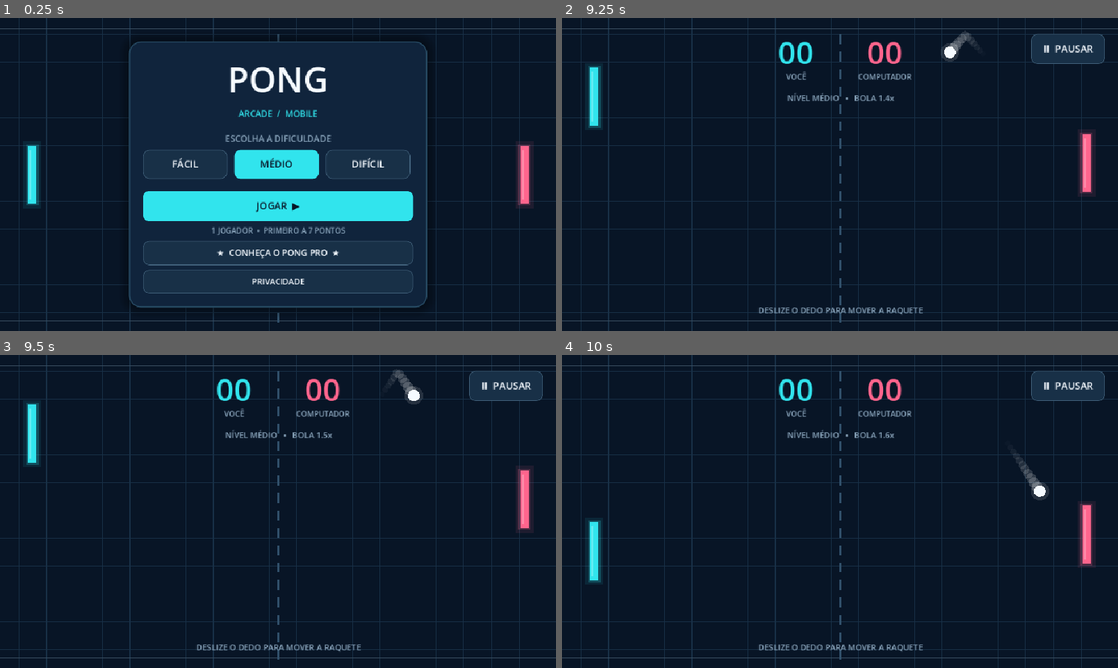
Above: before the commit, frames 1-4 (two rows, left to right).
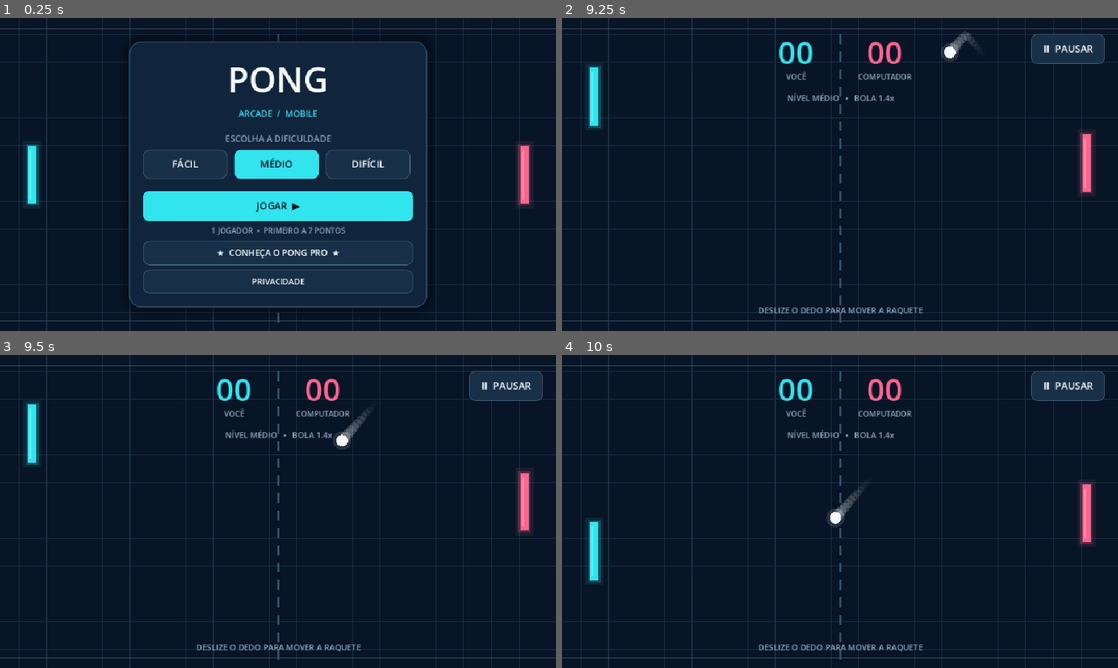
Above: after the commit, the same moments.

Repository: pitinga/game-pong-mobile
Game: Godot game, scene res://scenes/main.tscn
The game is run twice, just before and just after one commit, with the same random seed, the same clock (stepped at 60 frames per second) and the same inputs.
Inputs (mouse positions are in pixels of both pictures, inside the frame that each line leads up to):
- Up to frame 1 (0.25 s): no input
- Up to frame 2 (9.25 s): click "JOGAR ▶" at 0.5 s; click "Ⅱ PAUSAR" at 1.25 s; click "REINICIAR PARTIDA" at 2 s; tap Enter at 2.75 s; move the mouse to (962, 158) at 2.77 s; hold Up (ui_up) 2.78-3.5 s; tap P at 2.85, 5.1, 7.35 s; click (962, 158) at 2.92 s; click "REINICIAR PARTIDA" at 3.5 s; drag from (728, 190) to (812, 237) at 4.27 s; move the mouse to (895, 105) at 5.02 s; hold Up (ui_up) 5.03-5.75 s; click "REINICIAR PARTIDA" at 5.75 s; tap Space at 6.5 s; drag from (812, 237) to (673, 127) at 6.52 s; move the mouse to (1006, 221) at 7.27 s; hold Down (ui_down) 7.28-8 s; click "CONTINUAR" at 8 s; drag from (673, 127) to (756, 96) at 8.77 s
- Up to frame 3 (9.5 s): no input
- Up to frame 4 (10 s): move the mouse to (867, 511) at 9.52 s; hold Down (ui_down) from 9.53 s (still down); tap P at 9.6 s; click (867, 511) at 9.67 s

Frames 1-2 are identical in both runs. In frame 3, 0.6% of the frame differs, in the area x 58-96%, y 4-57%; in frame 4, 0.9%, in the area x 47-96%, y 24-68%.

Commit message:
fix(physics): bound paddle top and bottom contact to finite segment
REG-FIS-01: reject swept side contacts outside the actual paddle geometry. Add failing-before/green-after Godot regression suite, independent circle-rectangle distance oracle, mirrored edge contacts and solver integration. Run suite in both Android CI workflows; no release bump.

Diff:
--- a/scripts/pong.gd
+++ b/scripts/pong.gd
@@ -341,7 +341,7 @@
 				continue
 			var t: float = (side * (half_height + radius) - p.y) / d.y
 			var x: float = p.x + d.x * t
-			if t >= 0.0 and t <= 1.0 and front_sign * x >= half_width - 0.0001:
+			if t >= 0.0 and t <= 1.0 and front_sign * x >= 0.0 and front_sign * x <= half_width + 0.0001:
 				nearest = minf(nearest, t)
 	# Cantos arredondados pela geometria real do círculo: distância euclidiana.
 	var speed_squared := d.length_squared()
--- /dev/null
+++ b/tests/test_sweep_geometry.gd
@@ -0,0 +1,99 @@
+extends SceneTree
+## Oráculo geométrico independente para a varredura da bola contra a raquete.
+## Execute: godot --headless --path . --script res://tests/test_sweep_geometry.gd
+
+const GameScript = preload("res://scripts/pong.gd")
+var failures := 0
+
+
+func _initialize() -> void:
+	call_deferred("_run")
+
+
+func _check(ok: bool, label: String) -> void:
+	if ok:
+		print("OK  - " + label)
+	else:
+		failures += 1
+		push_error("FALHOU - " + label)
+
+
+func _distance_to_paddle(point: Vector2, paddle_x: float, paddle_y: float, half_height: float, half_width: float) -> float:
+	# Oráculo: distância euclidiana do centro à posição mais próxima no retângulo.
+	var nearest := Vector2(clampf(point.x, paddle_x - half_width, paddle_x + half_width), clampf(point.y, paddle_y - half_height, paddle_y + half_height))
+	return point.distance_to(nearest)
+
+
+func _run() -> void:
+	root.size = Vector2i(960, 540)
+	var token := "%d_%d" % [OS.get_process_id(), Time.get_ticks_usec()]
+	var ads_file := "user://pong_sweep_%s_ads.cfg" % token
+	var game: Control = load("res://scenes/main.tscn").instantiate()
+	game.is_pro = false
+	game.ad_policy_file = ads_file
+	root.add_child(game)
+	await process_frame
+	game.set_physics_process(false)
+
+	# Regressões que antes devolviam t=0,5 sem contato geométrico.
+	var false_top: float = game._sweep_paddle_contact(Vector2(100, 208), Vector2(98, 212), 55, 270, 270, true)
+	var false_bottom: float = game._sweep_paddle_contact(Vector2(100, 332), Vector2(98, 328), 55, 270, 270, true)
+	var false_right_top: float = game._sweep_paddle_contact(Vector2(860, 208), Vector2(862, 212), 905, 270, 270, false)
+	var false_right_bottom: float = game._sweep_paddle_contact(Vector2(860, 332), Vector2(862, 328), 905, 270, 270, false)
+	_check(false_top < 0.0 and false_bottom < 0.0, "P1: sem contato fantasma nas bordas superior e inferior distantes")
+	_check(false_right_top < 0.0 and false_right_bottom < 0.0, "P2: espelhos superior/inferior sem contato fantasma")
+	var genuine: float = game._sweep_paddle_contact(Vector2(63, 200), Vector2(59, 230), 55, 270, 270, true)
+	_check(absf(genuine - 1.0 / 3.0) < 0.001, "Contato legítimo com borda superior preserva t=1/3")
+	for scale in [0.7, 1.0, 1.5]:
+		game.ball_scale = scale
+		game.paddle_scale = scale
+		var edge: float = game._paddle_height() * 0.5 + game._ball_radius()
+		var upper: float = game._sweep_paddle_contact(Vector2(63, 270.0 - edge - 10.0), Vector2(59, 270.0 - edge + 20.0), 55, 270, 270, true)
+		var lower: float = game._sweep_paddle_contact(Vector2(63, 270.0 + edge + 10.0), Vector2(59, 270.0 + edge - 20.0), 55, 270, 270, true)
+		var right_upper: float = game._sweep_paddle_contact(Vector2(897, 270.0 - edge - 10.0), Vector2(901, 270.0 - edge + 20.0), 905, 270, 270, false)
+		var right_lower: float = game._sweep_paddle_contact(Vector2(897, 270.0 + edge + 10.0), Vector2(901, 270.0 + edge - 20.0), 905, 270, 270, false)
+		_check(absf(upper - 1.0 / 3.0) < 0.001 and absf(lower - 1.0 / 3.0) < 0.001 and absf(right_upper - 1.0 / 3.0) < 0.001 and absf(right_lower - 1.0 / 3.0) < 0.001, "%.1fx: contato válido na superfície plana, quatro lados simétricos" % scale)
+
+	# Independente da implementação: no t devolvido, a distância ao
+	# retângulo desenhado deve ser <= raio. Amostragem determinística ampla.
+	for scale in [0.7, 1.0, 1.5]:
+		game.ball_scale = scale
+		game.paddle_scale = scale
+		var radius: float = game._ball_radius()
+		var half_height: float = game._paddle_height() * 0.5
+		var half_width: float = game.PADDLE_WIDTH * 0.5
+		var invalid_contacts := 0
+		var evaluated := 0
+		for is_player in [true, false]:
+			var sign := 1.0 if is_player else -1.0
+			var paddle_x := 55.0 if is_player else 905.0
+			for relative_x in [half_width + radius + 1.0, half_width + radius + 10.0, half_width + radius + 35.0, half_width + radius + 65.0, half_width + radius + 100.0]:
+				for relative_y in [-half_height - radius - 15.0, -half_height - radius - 3.0, -half_height - radius - 1.0, -half_height, 0.0, half_height, half_height + radius + 1.0, half_height + radius + 3.0, half_height + radius + 15.0]:
+					for movement_y in [-35.0, -15.0, 0.0, 15.0, 35.0]:
+						for movement_x in [12.0, 35.0, 85.0]:
+							var start := Vector2(paddle_x + sign * relative_x, 270.0 + relative_y)
+							var finish := start + Vector2(-sign * movement_x, movement_y)
+							var impact: float = game._sweep_paddle_contact(start, finish, paddle_x, 270.0, 270.0, is_player)
+							evaluated += 1
+							if impact >= 0.0:
+								var contact := start.lerp(finish, impact)
+								if _distance_to_paddle(contact, paddle_x, 270.0, half_height, half_width) > radius + 0.05:
+									invalid_contacts += 1
+		_check(invalid_contacts == 0, "%.1fx: %d trajetórias/escalas sem falso positivo (incompatíveis: %d)" % [scale, evaluated, invalid_contacts])
+
+	# Regressão integrada do solver: falso contato não pode inverter vx.
+	game.ball_scale = 1.0
+	game.paddle_scale = 1.0
+	game._start_match()
+	game._serve_countdown = 0.0
+	game.player_y = 270.0
+	game.ball_position = Vector2(100, 208)
+	game.ball_velocity = Vector2(-500, 1000)
+	var scored: bool = game._advance_ball_substep(0.004, 270.0, 270.0, 270.0, 270.0)
+	_check(not scored and game.ball_velocity == Vector2(-500, 1000) and game.ball_position.distance_to(Vector2(98, 212)) < 0.01, "Solver não inventa rebote distante da raquete")
+
+	game.free()
+	if FileAccess.file_exists(ads_file):
+		DirAccess.remove_absolute(ProjectSettings.globalize_path(ads_file))
+	print("Geometria de varredura: %d falha(s)." % failures)
+	quit(1 if failures else 0)
Not shown, changed: docs/review-fixes-2026-11-21.md
